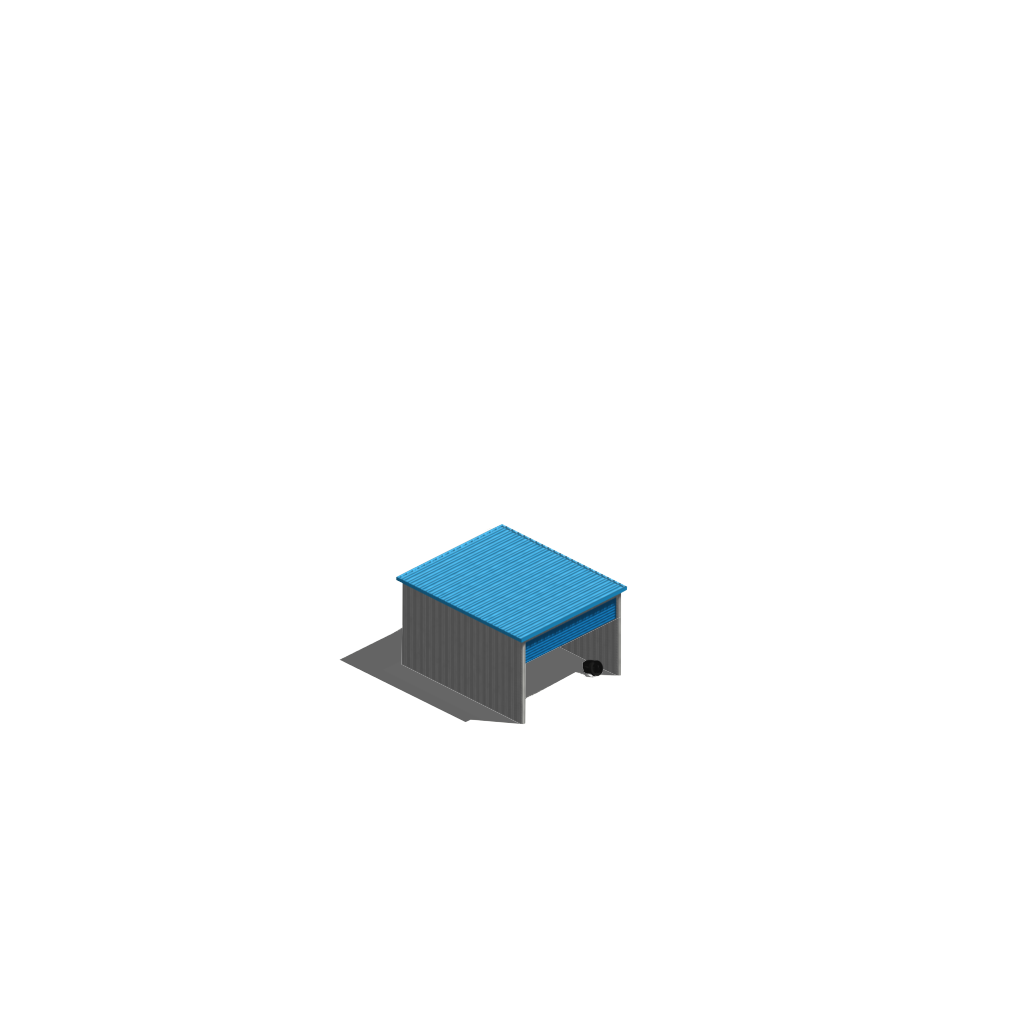
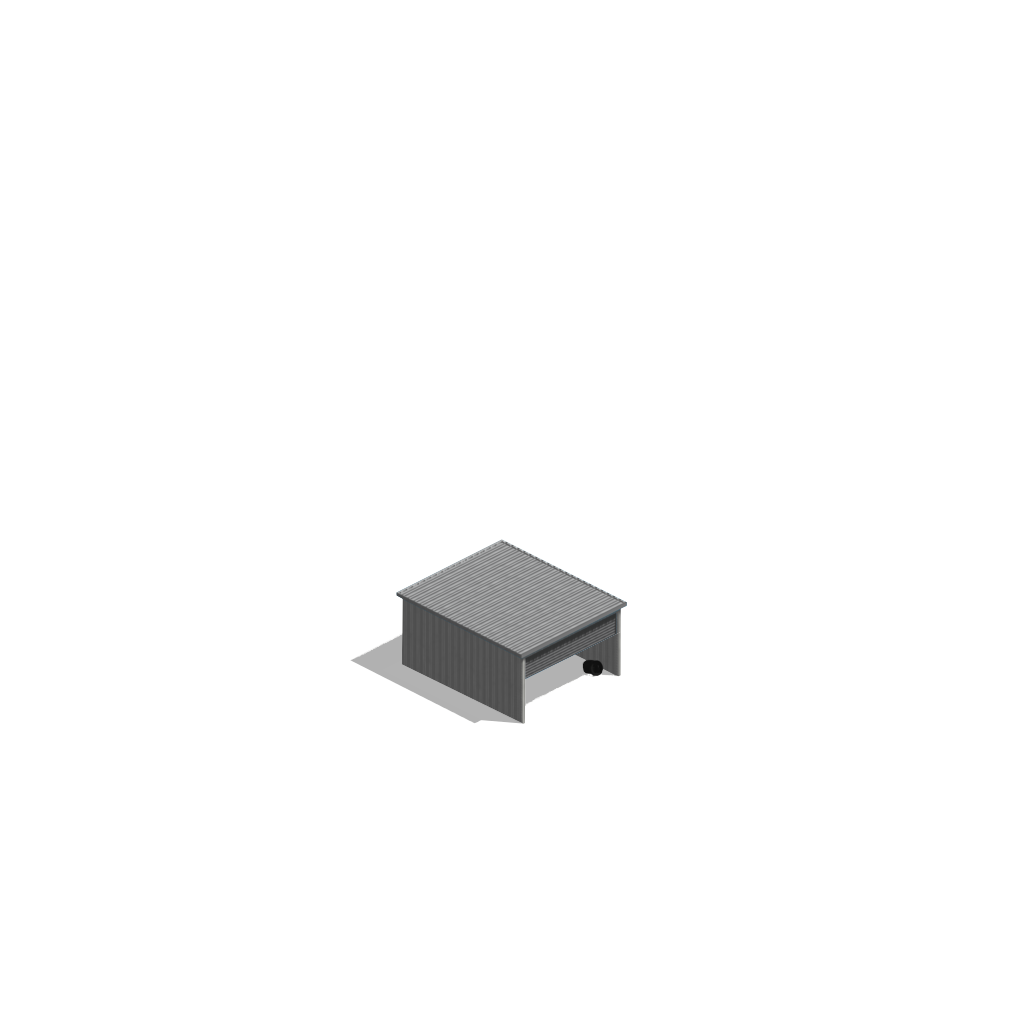
Revision of a layered 1024 × 1024 image; what changed, layer by layer:
removed layer "1 #1" over (x1=554, y1=616, x2=622, y2=677)
added layer "Mask" above "2" over (x1=396, y1=539, x2=627, y2=680)
added layer "2" above "1" over (x1=573, y1=631, x2=621, y2=677)
painted on "1" over (x1=339, y1=539, x2=627, y2=725)
removed layer "Busdepot_3.png" over (x1=339, y1=524, x2=628, y2=725)
added layer "Shadow" (50%) over (x1=350, y1=632, x2=618, y2=724)
